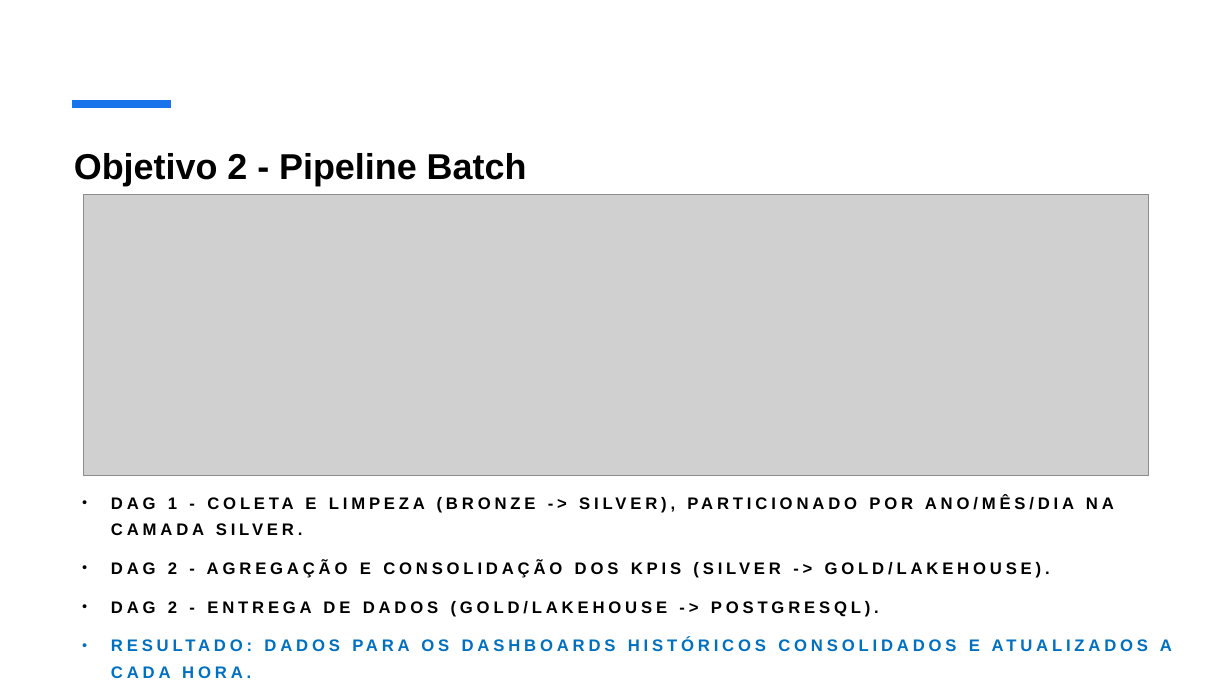
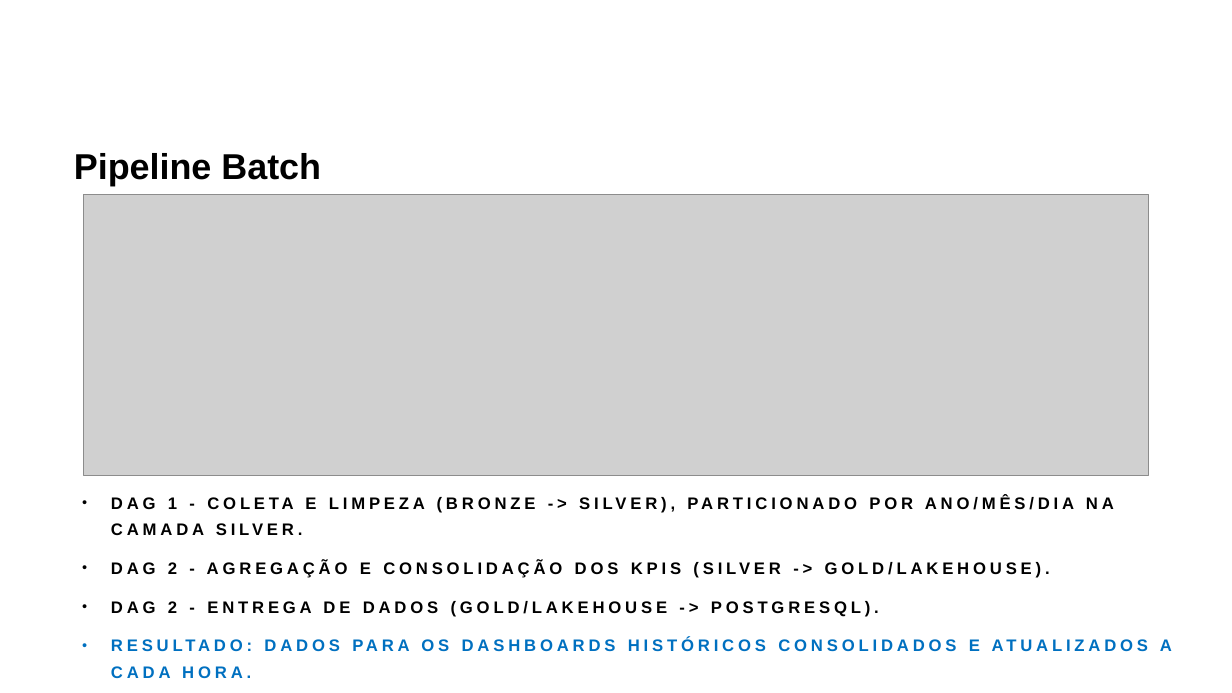
Before and after one commit to guilhermepepa/FIA-Projeto-Final, a slide deck: slide 7 of documentacoes/Apresentação_Projeto_Final.pptx (slide 6 before the commit). Drawn at 1232x693 pixels with LibreOffice and Linux fonts; fonts in the diff are those of the drawing; grey boxes stand for pictures. Boxes give left, top, right and bottom in pixels: in the first picture for what was removed or moved away, otherwise in the second. Text is boxed around its words. In the diff, an @@ line names an element or a change of style, - is before the commit and + after.

Commit message:
alteração ppt + Mudaança end line sequence de CRLF para LF

```diff
--- a/documentacoes/Apresentação_Projeto_Final.pptx
+++ b/documentacoes/Apresentação_Projeto_Final.pptx
@@ line removed from (72, 104) to (171, 104) @@
@@ title at (74,153,321,186): text changed @@
-Objetivo 2 - Pipeline Batch
+Pipeline Batch
```
Also in this commit, not shown: 8 other slides changed, 4 slides added, 3 slides removed, 1 other file.
